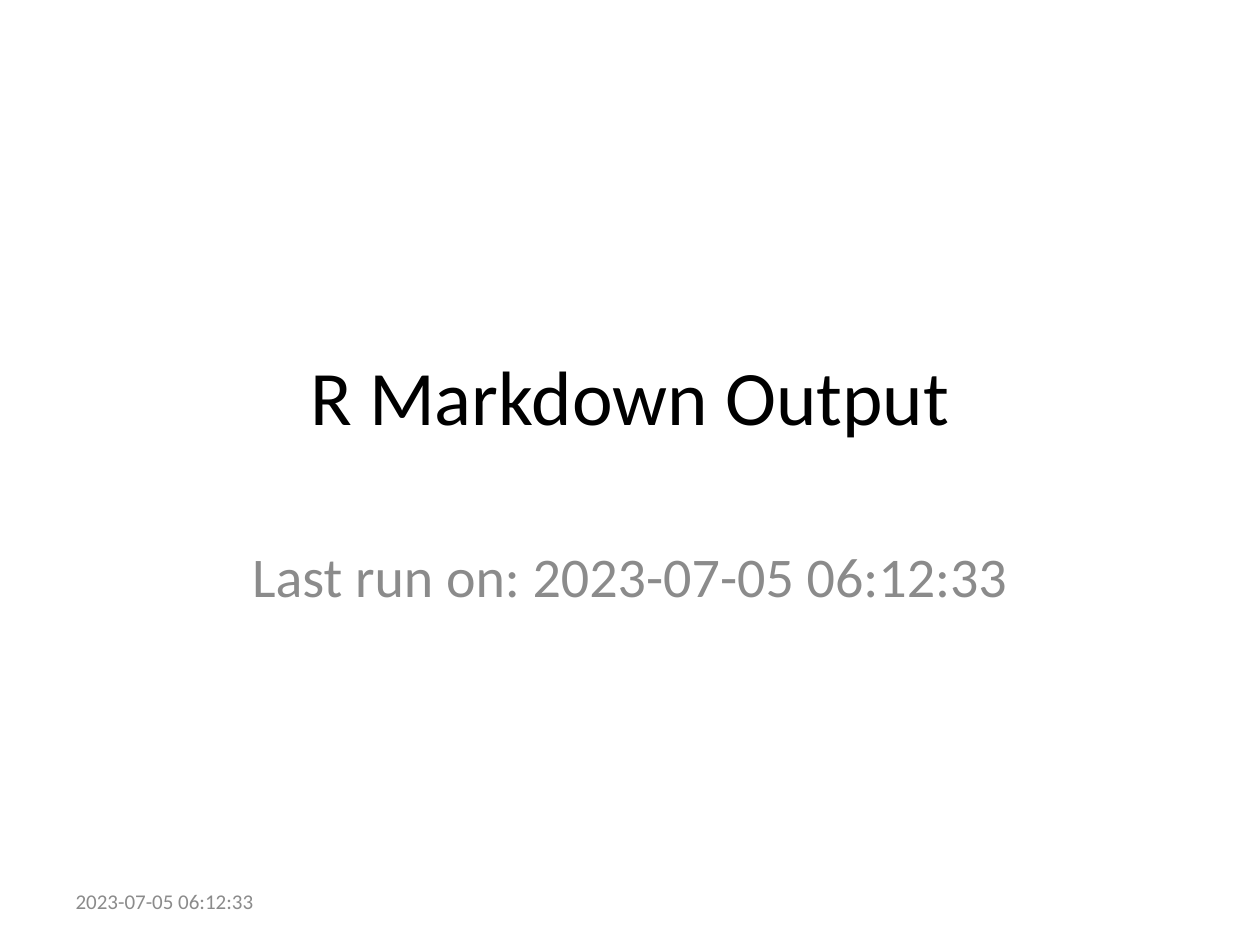
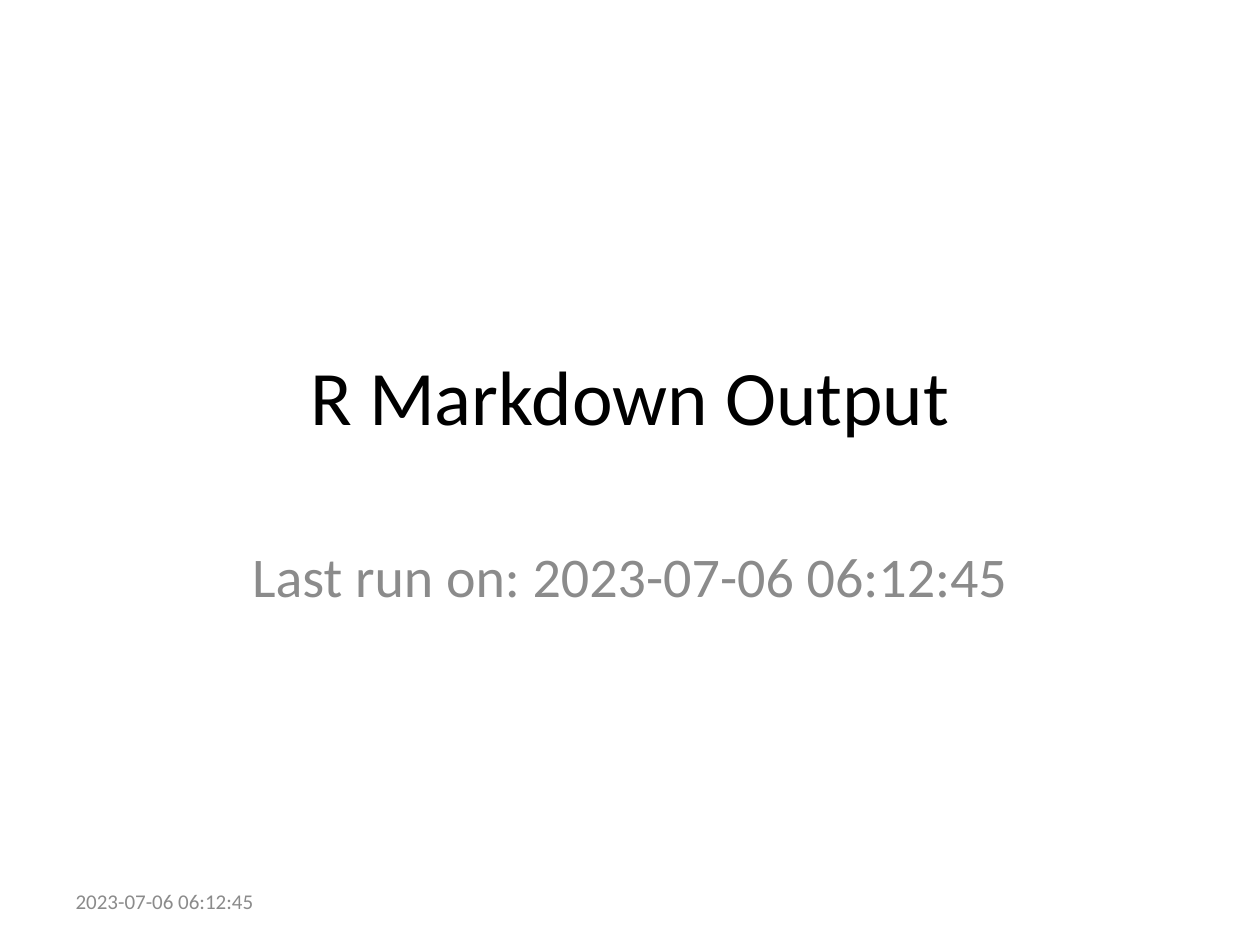
Before and after one commit to ries9112/R-Markdown-Gallery, a slide deck: slide 1 of presentations/powerpoint.pptx. Drawn at 1260x945 pixels with LibreOffice and Linux fonts; fonts in the diff are those of the drawing. Boxes give left, top, right and bottom in pixels: in the first picture for what was removed or moved away, otherwise in the second. Text is boxed around its words. In the diff, an @@ line names an element or a change of style, - is before the commit and + after.

Commit message:
Refresh R Markdown examples from CI automated process

```diff
--- a/presentations/powerpoint.pptx
+++ b/presentations/powerpoint.pptx
@@ subtitle at (x1=252, y1=559, x2=1007, y2=598): text changed @@
-Last run on: 2023-07-05 06:12:33
+Last run on: 2023-07-06 06:12:45
@@ text at (x1=76, y1=895, x2=253, y2=909): text changed @@
-2023-07-05 06:12:33
+2023-07-06 06:12:45
```
Also in this commit, not shown: 22 other files.
